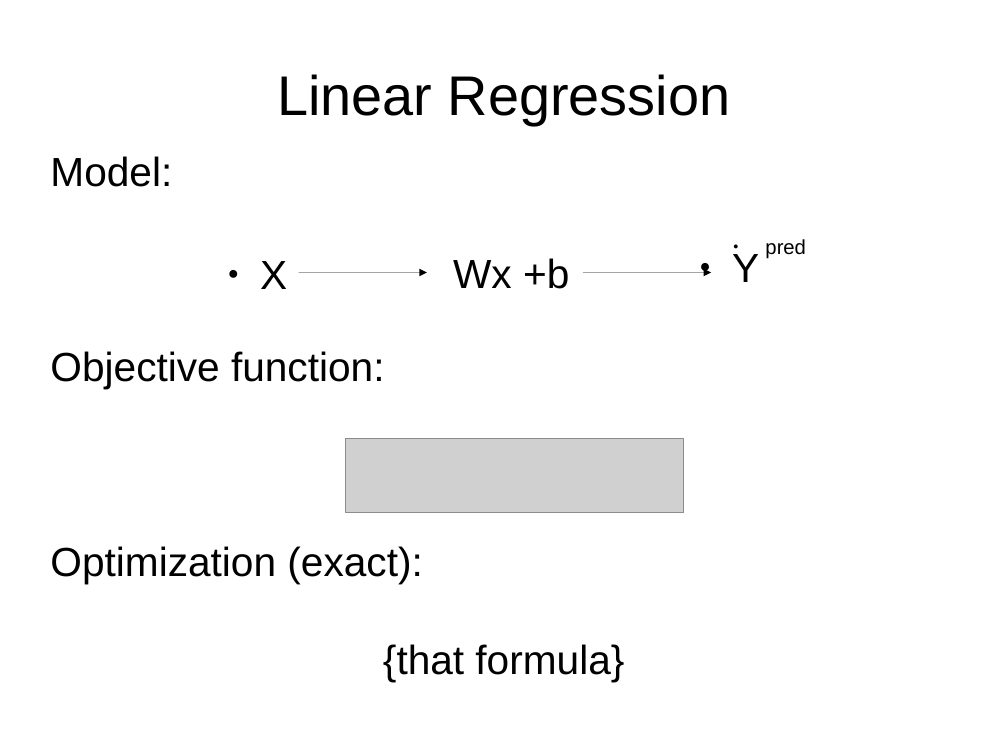
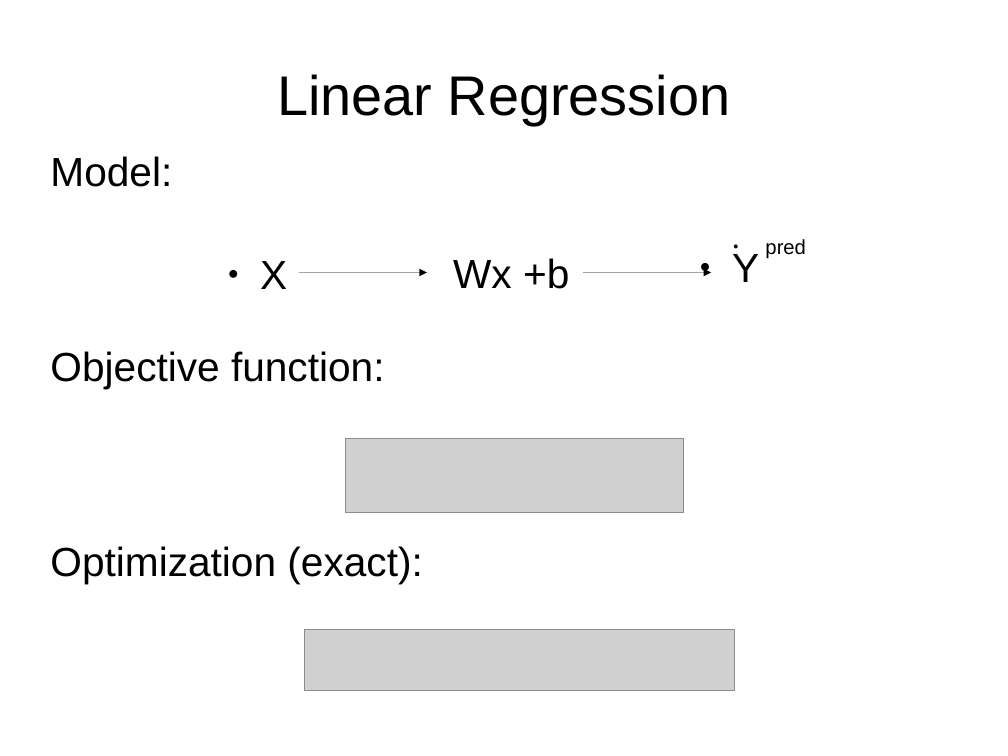
Before and after one commit to yandexdataschool/Practical_DL, a slide deck: slide 2 of week0/lecture0.odp. Drawn at 1008x756 pixels with LibreOffice and Linux fonts; fonts in the diff are those of the drawing; grey boxes stand for pictures. Boxes give left, top, right and bottom in pixels: in the first picture for what was removed or moved away, otherwise in the second. Text is boxed around its words. In the diff, an @@ line names an element or a change of style, - is before the commit and + after.

Commit message:
update first 4 lectures (typos, better images, formulae consistency)

```diff
--- a/week0/lecture0.odp
+++ b/week0/lecture0.odp
@@ picture added at bbox=[305, 630, 735, 692] @@
@@ text at bbox=[383, 644, 624, 681]: paragraph removed @@
-{that formula}
```
Also in this commit, not shown: 9 other slides changed, 2 slides added, 10 other files.
